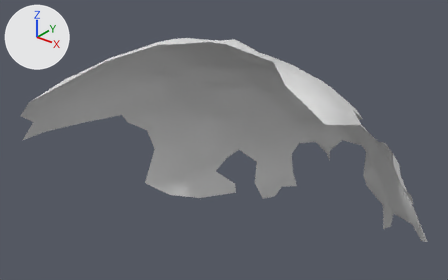
The OBJ model res/final/onecam_fullvolume/18/cleanedup/FullVolium.000409.obj, before and after one commit.
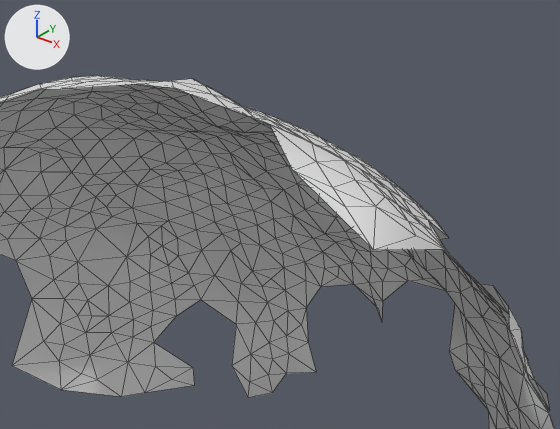
Each version is shown whole from a camera (50 mm lens) standing at (88.5, -524.3, 720.2) and looking at (-36.5, -368.1, 623.3), then close up on the part from 31% to 93% of the width and 0% to 77% of the height. The lights are fixed; the arrows at upper left show +X, +Y and +Z. The close-ups show mesh edges as thin lines. Where no turn or scale is listed for an object, it has been applied to the vertices.

Objects in the first close-up: 'FullVolium.000409'.
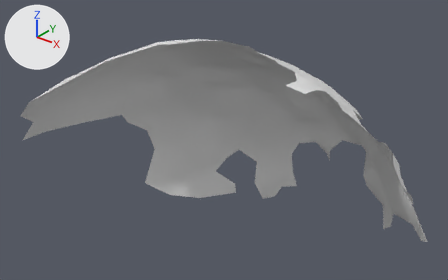
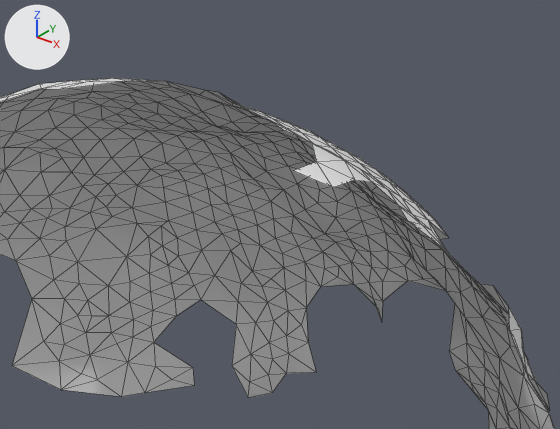
What differs and where, as boxes (x1, y1, x2, y2) in the close-ups (560 x 429 px):
```json
{"object": "FullVolium.000409", "change": "reshaped", "before": [0, 76, 555, 429], "after": [0, 78, 555, 429]}
{"part": 1, "of": "me_fullvolium_000409", "change": "deleted", "before": [42, 76, 445, 250]}
```

Edits to the scene script, one JSON object a line:
```json
{"block": "me_fullvolium_000409", "where": "# used by ob_fullvolium_000409; location = (0.0, 0.0, 0.0)"}
{"op": "remove", "block": "me_fullvolium_000409", "code": "me_fullvolium_000409.from_pydata(...)  # 508 vertices, 949 faces; spans x -99.7..35.0, y -419.9..-317.4, z 569.1..665.0"}
{"op": "add", "block": "me_fullvolium_000409", "code": "me_fullvolium_000409.from_pydata(...)  # 492 vertices, 901 faces; spans x -99.7..35.0, y -419.9..-317.4, z 569.1..663.0"}
{"block": "me_fullvolium_000409", "change": "me_fullvolium_000409 part 1"}
{"block": "me_fullvolium_000409", "change": "16 vertices are removed from x -50.5..16.2, y -389.8..-371.9, z 650.4..665.0"}
{"block": "me_fullvolium_000409", "change": "48 faces are deleted"}
```
